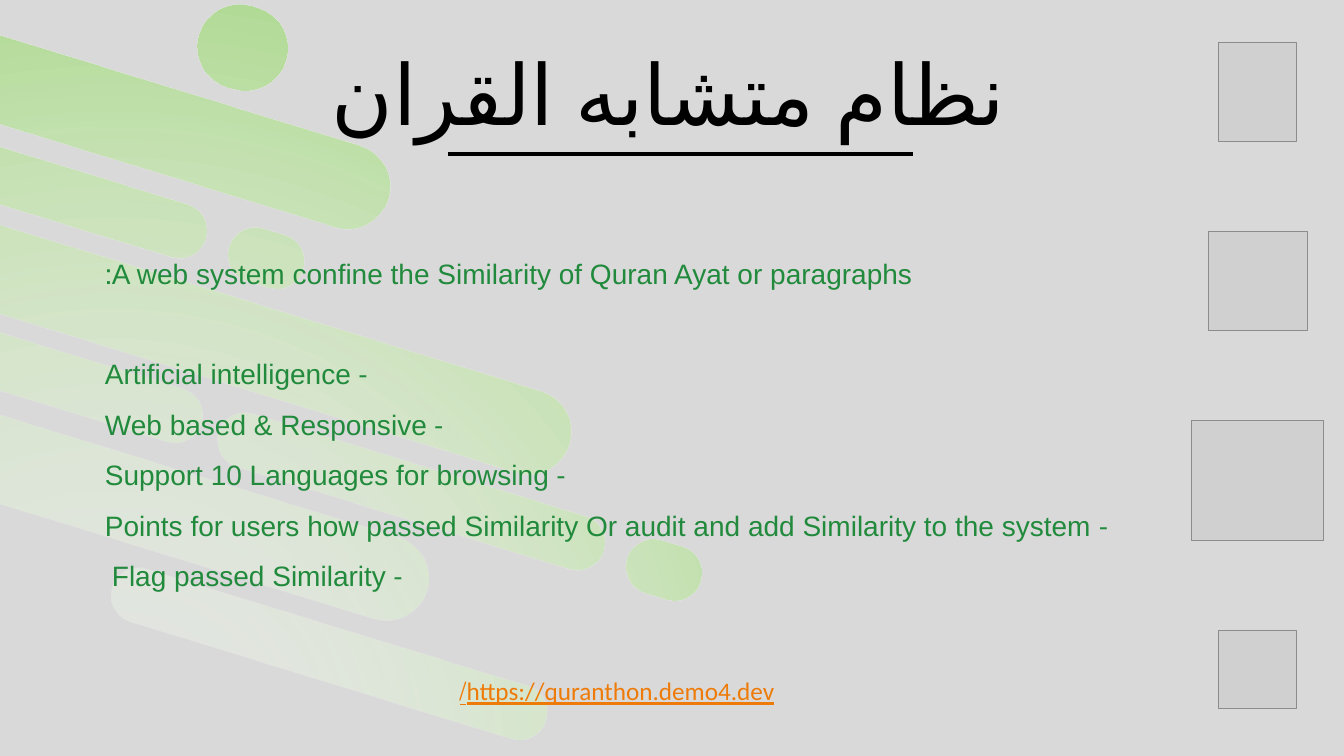
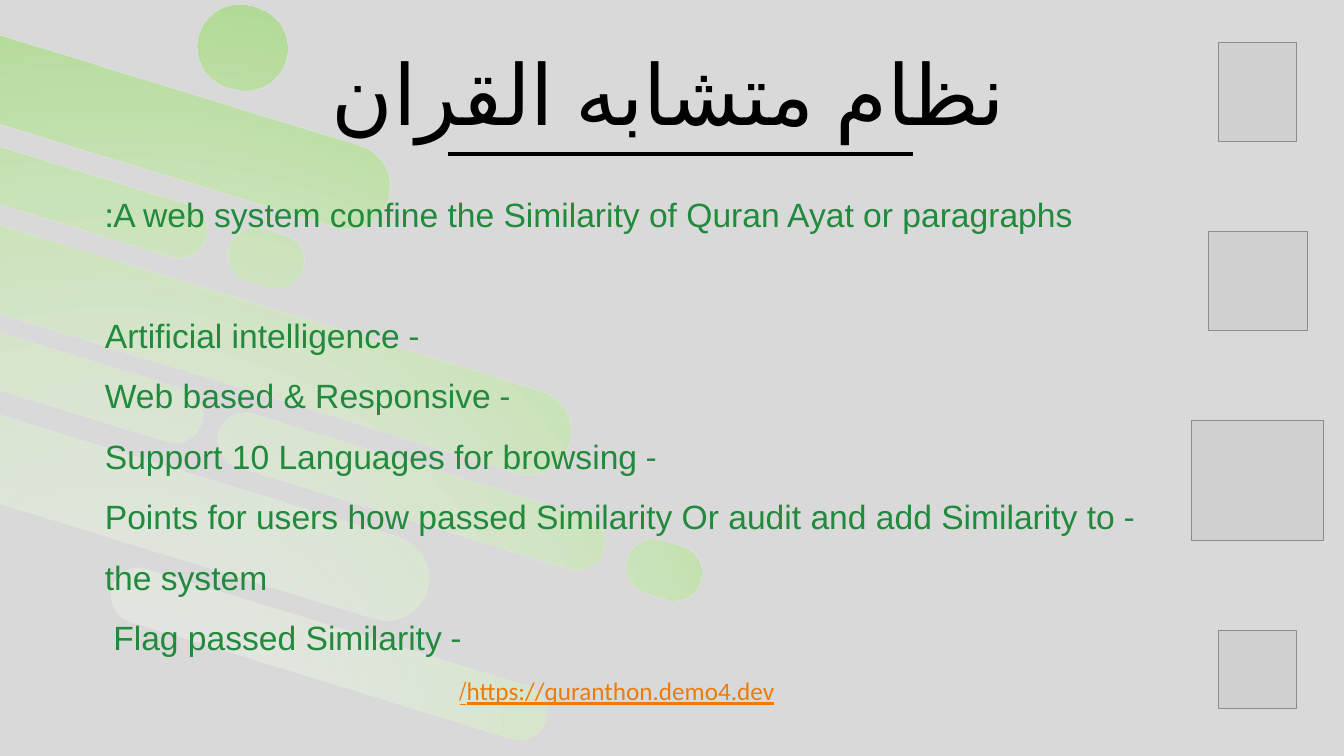
Before and after one commit to Alsafady/quranthon, a slide deck: slide 7 of Quran_Similarities.pptx. Drawn at 1344x756 pixels with LibreOffice and Linux fonts; fonts in the diff are those of the drawing; grey boxes stand for pictures. Boxes give left, top, right and bottom in pixels: in the first picture for what was removed or moved away, otherwise in the second. Text is boxed around its words. In the diff, an @@ line names an element or a change of style, - is before the commit and + after.

```diff
--- a/Quran_Similarities.pptx
+++ b/Quran_Similarities.pptx
@@ text "A web system confine the ..." at bbox=[105, 202, 1115, 657]: size 20 to 24 pt @@
```
